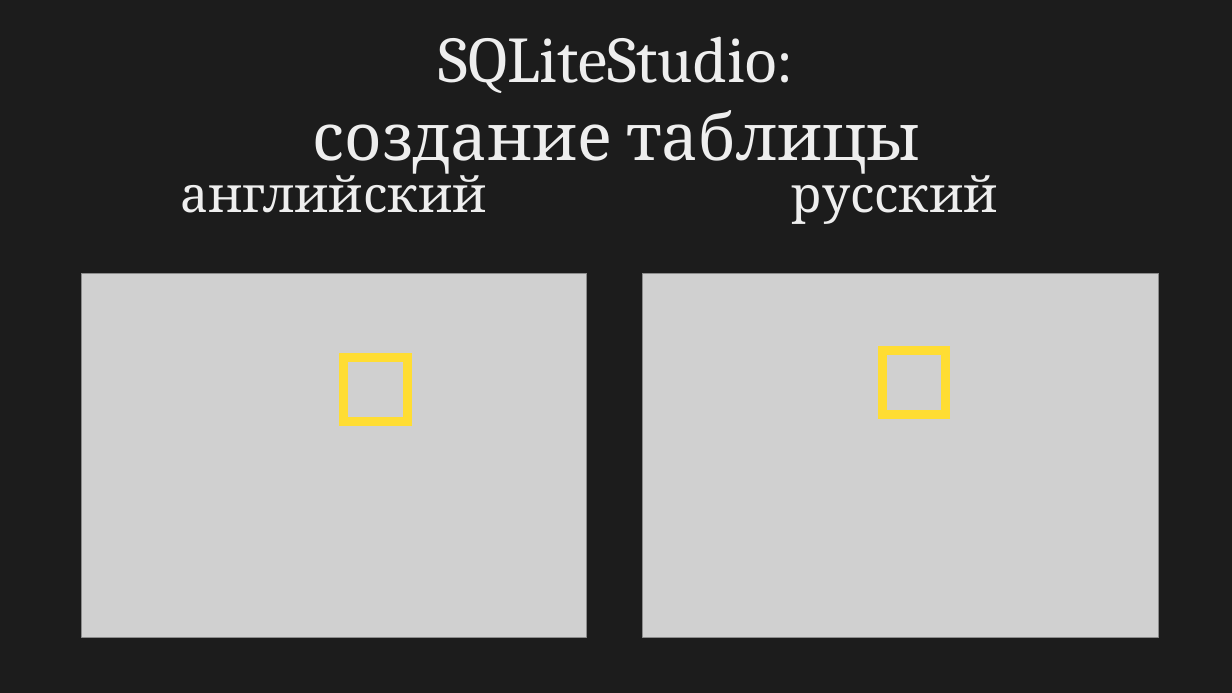
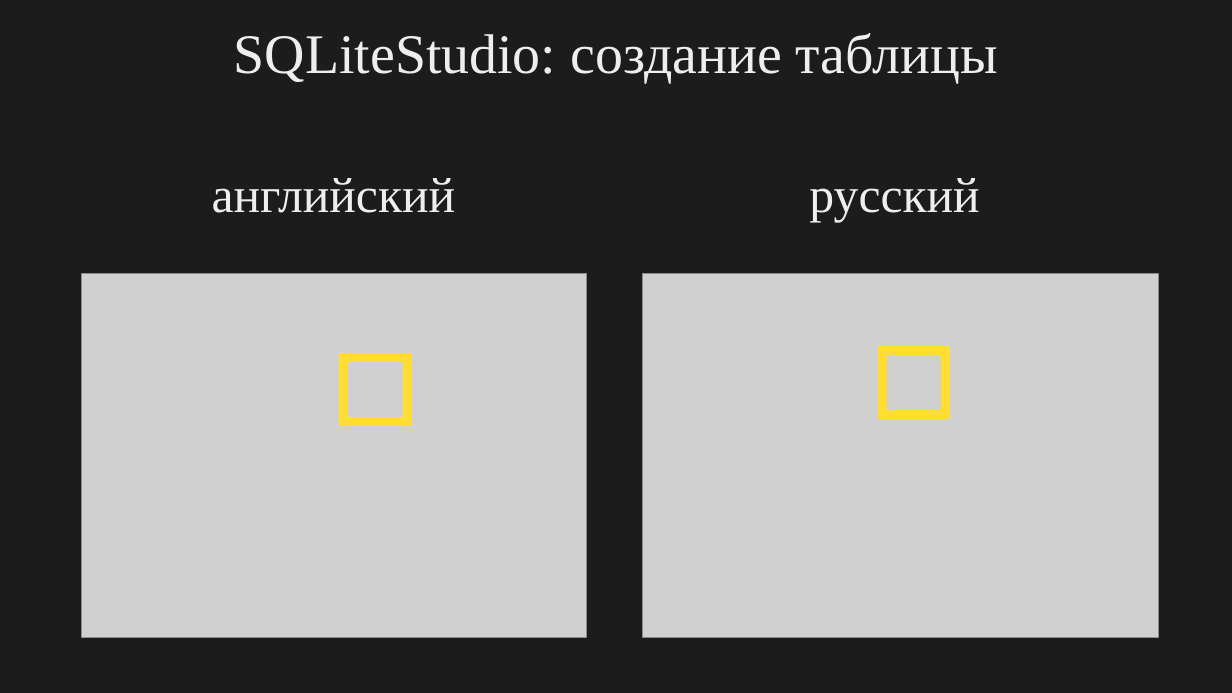
Before and after one commit to Evtish/sqlite-cpp-example, a slide deck: slide 8 of instructions.pptx. Drawn at 1232x693 pixels with LibreOffice and Linux fonts; fonts in the diff are those of the drawing; grey boxes stand for pictures. Boxes give left, top, right and bottom in pixels: in the first picture for what was removed or moved away, otherwise in the second. Text is boxed around its words. In the diff, an @@ line names an element or a change of style, - is before the commit and + after.

```diff
--- a/instructions.pptx
+++ b/instructions.pptx
@@ text at (x1=234, y1=33, x2=998, y2=84): text changed; size 42 to 36 pt; font Cambria to Times New Roman @@
-SQLiteStudio:
-создание таблицы
+SQLiteStudio: создание таблицы
@@ title "русский" at (x1=809, y1=178, x2=979, y2=223): font Cambria to Times New Roman @@
@@ text "английский" at (x1=212, y1=178, x2=456, y2=213): font Cambria to Times New Roman @@
```
Also in this commit, not shown: 11 other slides changed.
